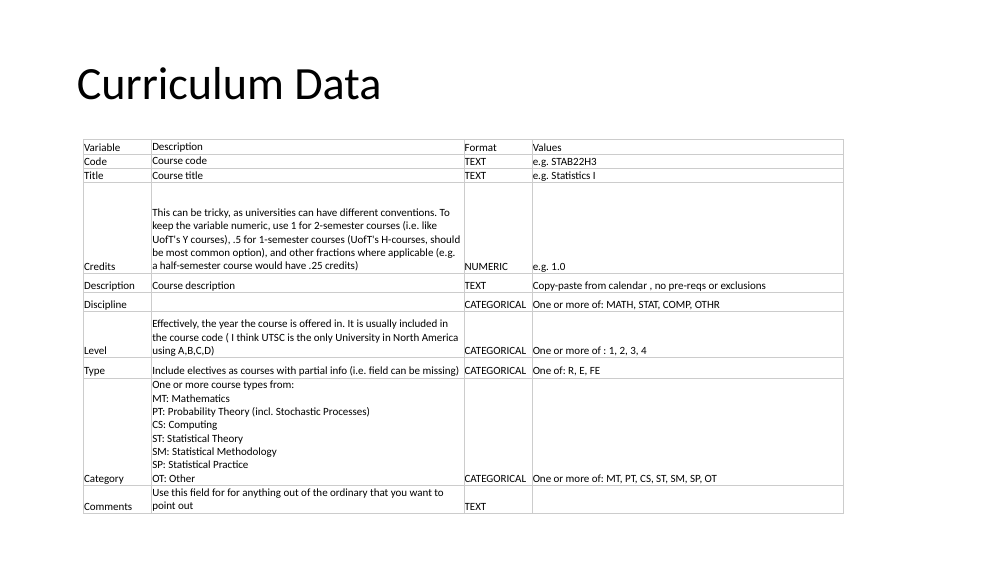
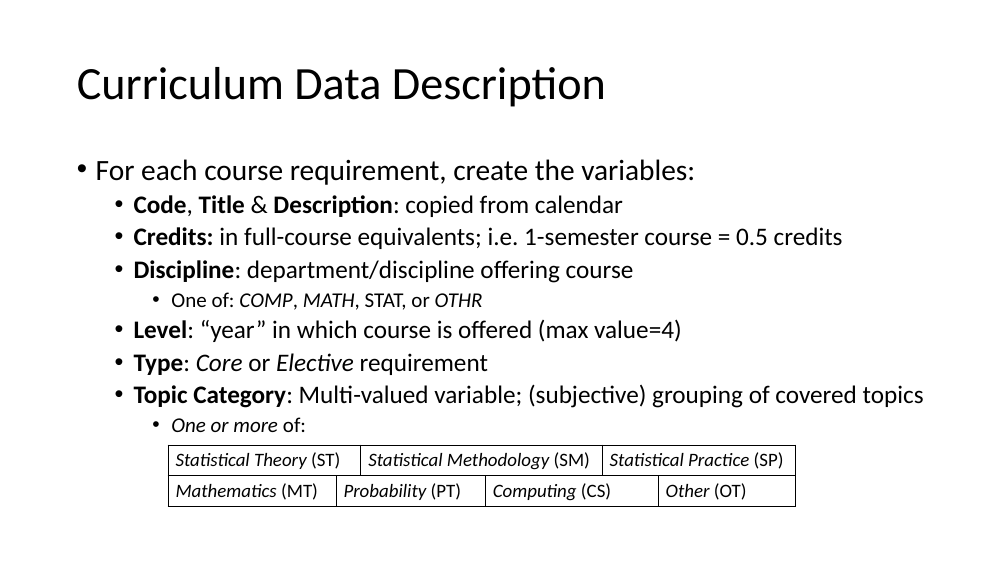
Before and after one commit to damouras/SoSC, a slide deck: slide 7 of Status fo Statistics Curricula.pptx. Drawn at 1008x567 pixels with LibreOffice and Linux fonts; fonts in the diff are those of the drawing. Boxes give left, top, right and bottom in pixels: in the first picture for what was removed or moved away, otherwise in the second. Text is boxed around its words. In the diff, an @@ line names an element or a change of style, - is before the commit and + after.

```diff
--- a/Status fo Statistics Curricula.pptx
+++ b/Status fo Statistics Curricula.pptx
@@ title at bbox=[77, 67, 606, 107]: text changed @@
-Curriculum Data
+Curriculum Data Description
@@ table removed at bbox=[83, 140, 843, 515], 10 rows, 4 columns @@
-Variable | Description | Format | Values
-Code | Course code | TEXT | e.g. STAB22H3
-Title | Course title | TEXT | e.g. Statistics I
-Credits | This can be tricky, as universities can have different conventions. To keep the variable numeric, use 1 for 2-semester courses (i.e. like UofT's Y courses), .5 for 1-semester courses (UofT's H-courses, should be most common option), and other fractions where applicable (e.g. a half-semester course would have .25 credits) | NUMERIC | e.g. 1.0
-Description | Course description | TEXT | Copy-paste from calendar , no pre-reqs or exclusions
-Discipline |  | CATEGORICAL | One or more of: MATH, STAT, COMP, OTHR
-Level | Effectively, the year the course is offered in. It is usually included in the course code ( I think UTSC is the only University in North America using A,B,C,D) | CATEGORICAL | One or more of : 1, 2, 3, 4
-Type | Include electives as courses with partial info (i.e. field can be missing) | CATEGORICAL | One of: R, E, FE
-Category | One or more course types from: MT: Mathematics PT: Probability Theory (incl. Stochastic Processes) CS: Computing ST: Statistical Theory SM: Statistical Methodology SP: Statistical Practice OT: Other | CATEGORICAL | One or more of: MT, PT, CS, ST, SM, SP, OT
-Comments | Use this field for for anything out of the ordinary that you want to point out | TEXT | 
@@ text added at bbox=[96, 159, 924, 432], 24 pt, text #000000 @@
+• For each course requirement, create the variables:
+  • Code, Title & Description: copied from calendar
+  • Credits: in full-course equivalents; i.e. 1-semester course = 0.5 credits
+  • Discipline: department/discipline offering course
+    • One of: COMP, MATH, STAT, or OTHR
+  • Level: “year” in which course is offered (max value=4)
+  • Type: Core or Elective requirement
+  • Topic Category: Multi-valued variable; (subjective) grouping of covered topics
+    • One or more of:
@@ table added at bbox=[168, 445, 796, 507], 2 rows, 6 columns @@
+Statistical Theory (ST) |  | Statistical Methodology (SM) |  | Statistical Practice (SP) | 
+Mathematics (MT) | Probability (PT) |  | Computing (CS) |  | Other (OT)
```
Also in this commit, not shown: 2 other slides changed, 1 slide added, 1 slide removed, 1 other file.
